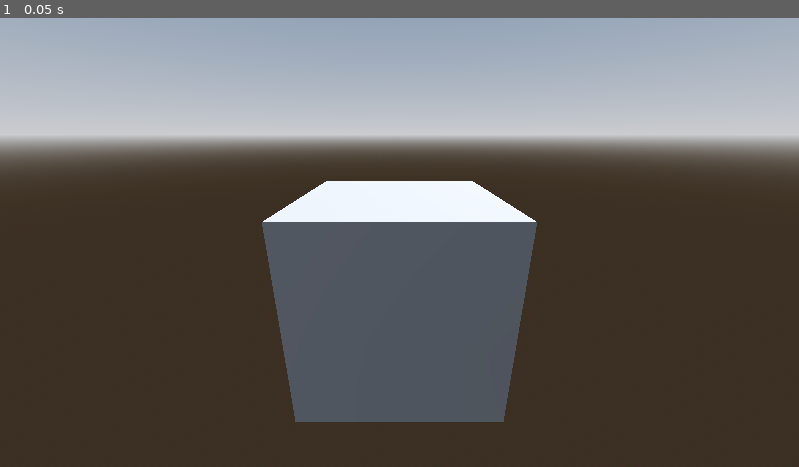
Above: before the commit, frame 1.
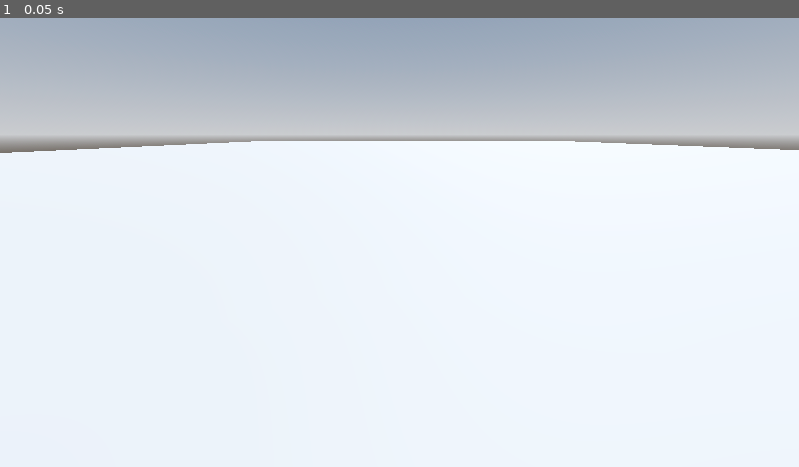
Above: after the commit, the same moment.

Repository: CSbean/Star_Loop
Game: Godot game, scene res://main_scene.tscn
Two runs of this game, one before a commit and one after it. Both use one fixed random seed, a clock stepped at 60 frames per second and the inputs below.
Inputs:
- Up to frame 1 (0.05 s): no input

The runs differ from the first frame. In frame 1, 69% of the frame differs, in the area x 0-100%, y 27-100%.

Commit message:
test commit 2

Diff:
--- a/main_scene.tscn
+++ b/main_scene.tscn
@@ -23,6 +23,8 @@
 shadow_enabled = true
 
 [node name="CSGBox3D" type="CSGBox3D" parent="." unique_id=1899305165]
+transform = Transform3D(1, 0, 0, 0, 1, 0, 0, 0, 1, 0.6199827, 0, 2.2534103)
+size = Vector3(14.994019, 1, 31.52832)
 
 [node name="Camera3D" type="Camera3D" parent="." unique_id=61889957]
 transform = Transform3D(1, 0, 0, 0, 0.93825775, 0.34593692, 0, -0.34593692, 0.93825775, 0, 0.79778445, 1.5217919)
